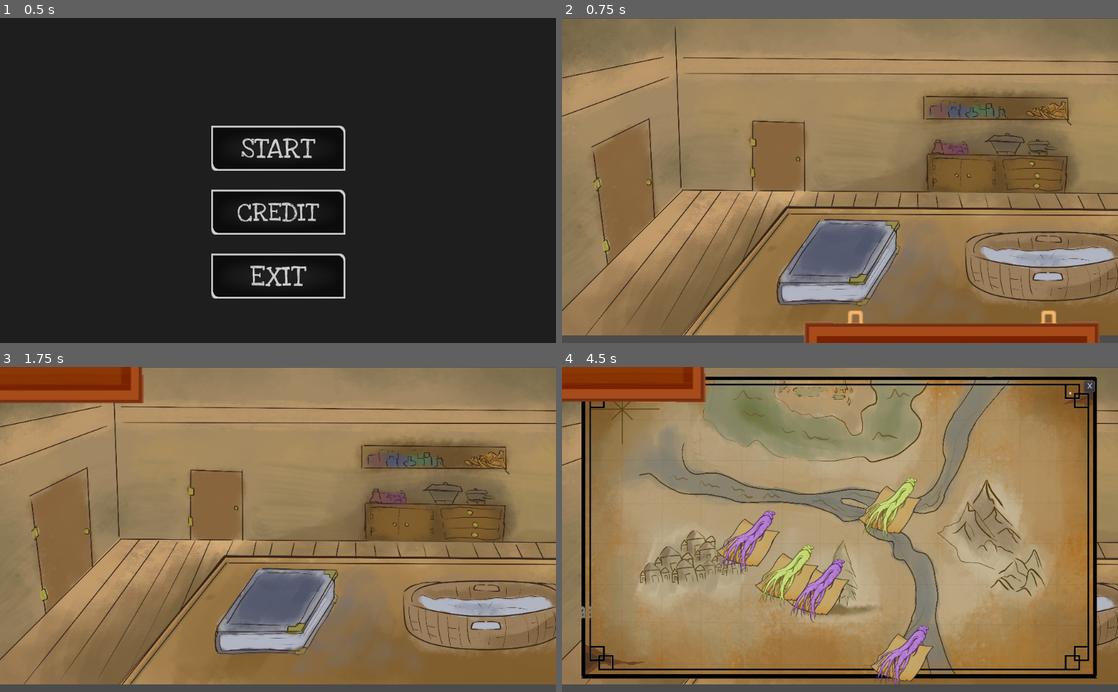
Above: before the commit, frames 1-4 (two rows, left to right).
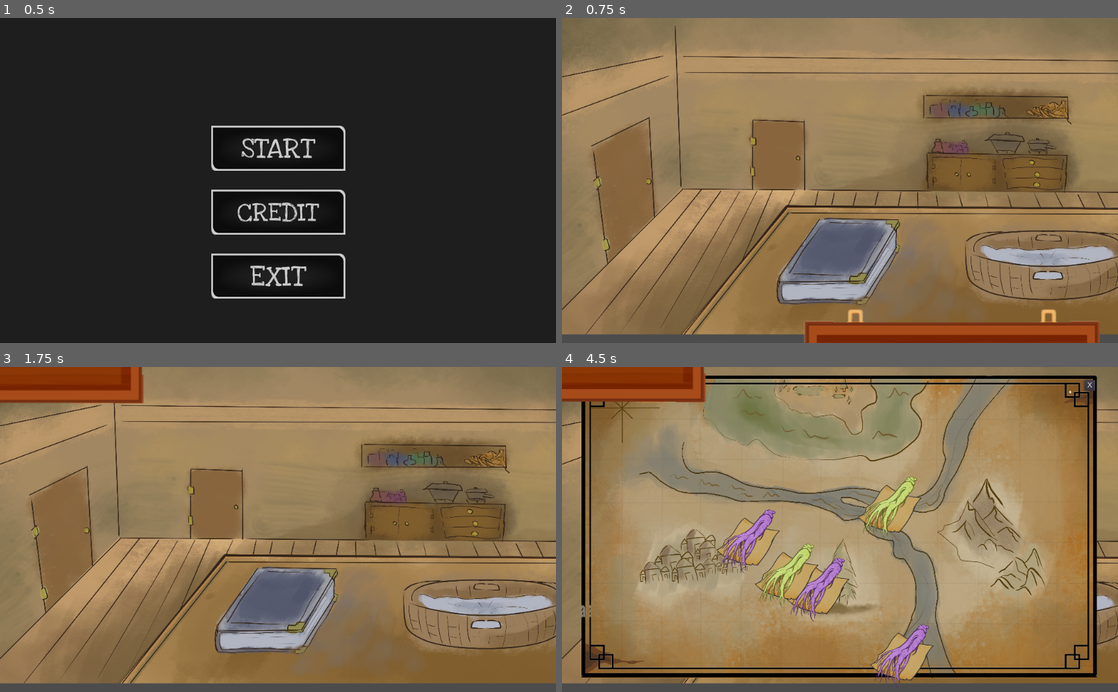
Above: after the commit, the same moments.

Repository: raimess11/GGJBandung23-Mandrake
Game: Godot game, scene res://ui/Menu.tscn
Same seed, same stepped clock (60 frames per second), same inputs: the game is played once before the commit and once after it. The project has no main scene, so this scene is started directly. The engine's default icon, where the game draws it, is replaced by a stand-in: a white triangle on a blue panel in a dark square.
Inputs (mouse positions are in pixels of both pictures, inside the frame that each line leads up to):
- Up to frame 1 (0.5 s): no input
- Up to frame 2 (0.75 s): click (840, 148) at 0.5 s
- Up to frame 3 (1.75 s): tap Enter at 1.25 s; move the mouse to (66, 536) at 1.27 s; click (66, 536) at 1.35 s; tap Space at 1.52 s
- Up to frame 4 (4.5 s): tap Space at 2, 2.27 s; move the mouse to (784, 503) at 2.02 s; click (784, 503) at 2.1 s; tap Enter at 2.75 s; move the mouse to (1034, 604) at 2.77 s; click (1034, 604) at 2.85 s; click (812, 425) at 3.5 s; click "go!" at 4.25 s

Frame 1 is identical in both runs. In frame 2, 8.5% of the frame differs, in the area x 0-100%, y 0-98%; in frame 3, 8.0%; in frame 4, 9.7%, in the area x 0-100%, y 0-99%.

Commit message:
fixing dikit tapi masih bug, inventory drag and drop

Diff:
--- a/Mandrake Store and Root Garden/Commponent/Item2D/Item2D.gd
+++ b/Mandrake Store and Root Garden/Commponent/Item2D/Item2D.gd
@@ -18,6 +18,7 @@
 	$Sprite.scale.y = size
 	DropPoint_list = get_tree().get_nodes_in_group("DropPoint")
 	DropPoint = global_position
+	get_closed_dropPoint()
 
 
 func _physics_process(delta):
--- a/Mandrake Store and Root Garden/Storage/Storage.tscn
+++ b/Mandrake Store and Root Garden/Storage/Storage.tscn
@@ -13,6 +13,3 @@
 
 [node name="Inventory" parent="." instance=ExtResource( 2 )]
 position = Vector2( 35, 72 )
-
-[node name="Bottle-small-green2" type="Sprite" parent="."]
-position = Vector2( 343, -38 )
--- a/Mandrake Store and Root Garden/ui/ruang utama/RuangUtama.tscn
+++ b/Mandrake Store and Root Garden/ui/ruang utama/RuangUtama.tscn
@@ -13,6 +13,7 @@
 extents = Vector2( 113.5, 74.25 )
 
 [node name="Node2D" type="Node2D"]
+position = Vector2( 0, -2 )
 script = ExtResource( 6 )
 
 [node name="Storage" parent="." instance=ExtResource( 8 )]
